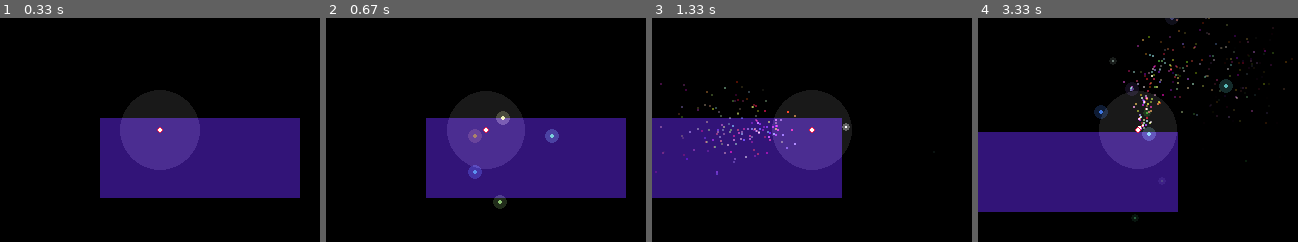
Above: before the commit, frames 1-4 (left to right).
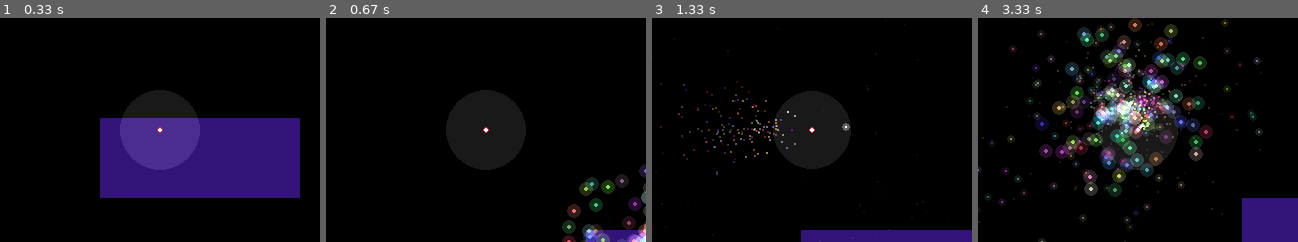
Above: after the commit, the same moments.

Repository: JerryLin1/PyGameShenanigans
Game: pygame game, started from test_game/main.py
The game is run twice, just before and just after one commit, with the same random seed, the same clock (stepped at 60 frames per second) and the same inputs.
Inputs (mouse positions are in pixels of both pictures, inside the frame that each line leads up to):
- Up to frame 1 (0.33 s): no input
- Up to frame 2 (0.67 s): tap Space at 0.33 s
- Up to frame 3 (1.33 s): hold D 0.67-1.13 s; click (914, 123) at 1.22 s
- Up to frame 4 (3.33 s): hold W 1.5-1.8 s; move the mouse to (1138, 143) at 1.53 s; tap Space at 1.57, 1.9, 2.2, 2.4, 2.7, 2.97, 3.3 s; hold D 1.83-2.3 s; hold A 2.33-2.87 s; hold S 2.9-3.2 s; hold A from 3.23 s (still down)

Frame 1 is identical in both runs. In frame 2, 25% of the frame differs, in the area x 31-100%, y 32-100%; in frame 3, 24%; in frame 4, 40%, in the area x 0-100%, y 0-100%.

Commit message:
kill die

Diff:
--- a/test_game/entity.py
+++ b/test_game/entity.py
@@ -30,3 +30,6 @@
 
     def post_update(self, tick_time):
         pass
+
+    def die(self):
+        self.killed = True
--- a/test_game/helpers.py
+++ b/test_game/helpers.py
@@ -74,7 +74,7 @@
     Kills the entity to be removed from the global entities array
     :param entity: The entity to be killed
     """
-    entity.killed = True
+    entity.die()
 
 
 def get_random_color(rmin=0, rmax=255,
--- a/test_game/particles.py
+++ b/test_game/particles.py
@@ -5,7 +5,7 @@
 from pygame import draw
 from pygame.color import Color
 
-from test_game.helpers import draw_circle, draw_rect
+from test_game.helpers import draw_circle, draw_rect, kill
 from test_game.entity import Entity
 from test_game.init import FIXED_DT
 
@@ -38,7 +38,7 @@
     def update(self, tick_time: float):
         if self.lifespan >= 0:
             if self.time_since_spawn >= self.lifespan:
-                self.killed = True
+                kill(self)
         self.lf = (1 - self.time_since_spawn / self.lifespan)
         if self.lf < 0:
             self.lf = 0
--- a/test_game/player.py
+++ b/test_game/player.py
@@ -56,7 +56,7 @@
             self.timers["trail"].is_active = False
 
         if self.key_up(pygame.K_SPACE):
-            # kill(self)
+            kill(self)
             burst_particles(self.position)
 
         for event in init.events:
@@ -108,6 +108,12 @@
         draw_circle(surface, (219, 0, 44), self.position, 3)
         draw_circle(surface, (255, 255, 255), self.position, 2)
 
+    def die(self):
+        Entity.die(self)
+        burst_particles(self.position, 100)
+        kill(self.light)
+        init_entity(Player((0, 0)))
+
     def key_down(self, key):
         return self.keys[key]
 
